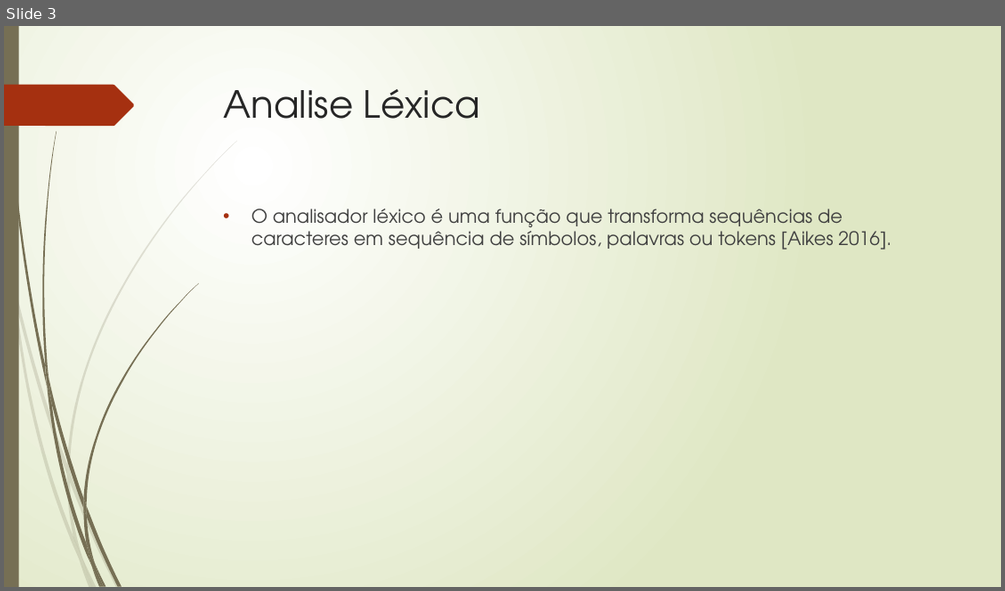
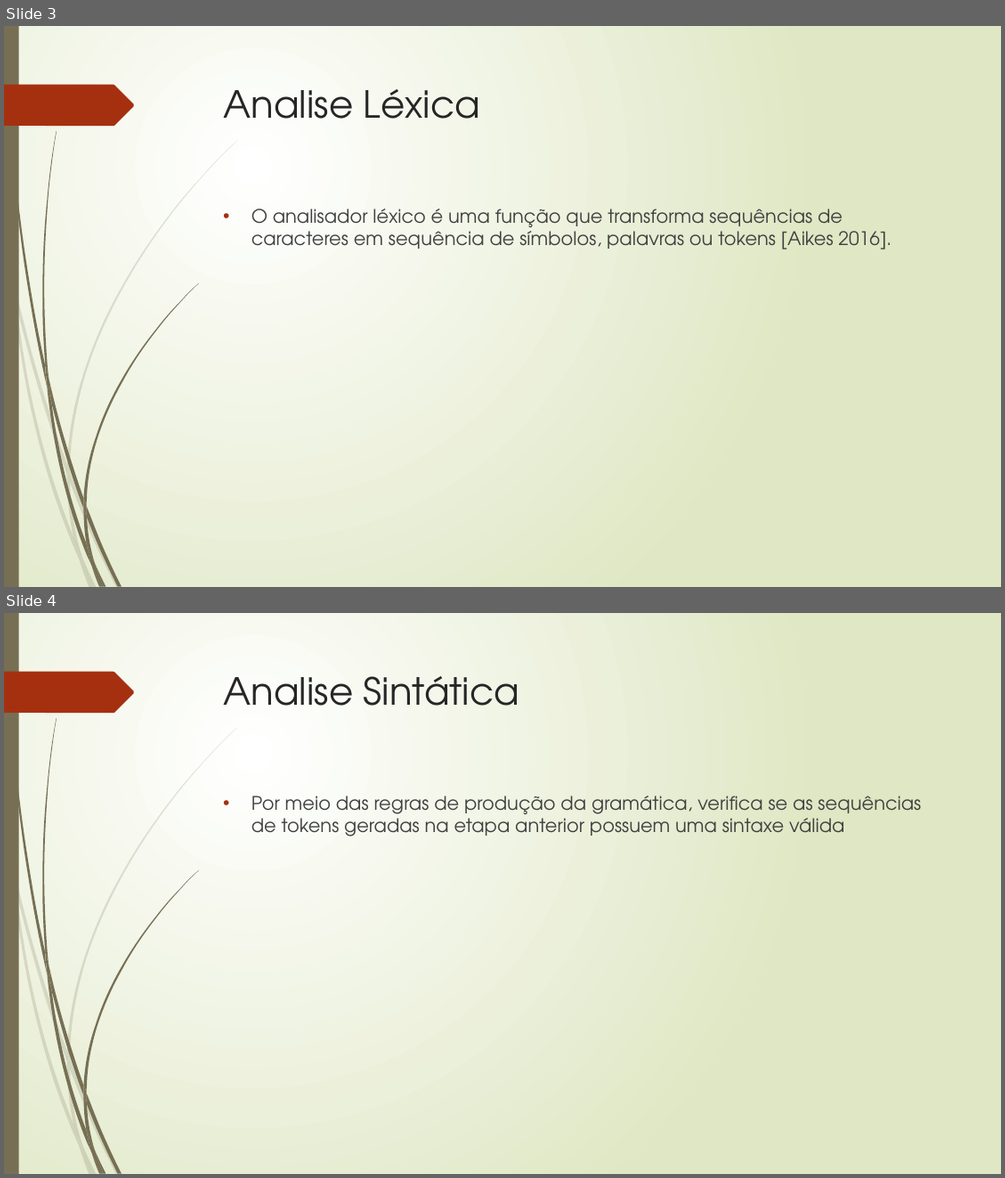
Before and after one commit to pablokintopp/Master-Killer-Compiler, a slide deck: Compilador da Linguagem Master-Killer.pptx. Shown one above the other, each under a label of ours: slide 3 before the commit, slides 3 and 4 after it. The pictures are 1005x591 and 1005x1178 pixels, drawn with LibreOffice and Linux fonts; fonts in the diff are those of the drawing. Boxes give left, top, right and bottom in pixels: in the first picture for what was removed or moved away, otherwise in the second. Text is boxed around its words. In the diff, an @@ line names an element or a change of style, - is before the commit and + after.

```diff
--- a/Compilador da Linguagem Master-Killer.pptx
+++ b/Compilador da Linguagem Master-Killer.pptx
@@ slide 4 added at (x1=4, y1=613, x2=1001, y2=1174), background gradient #FFFFFF to #DFE8C4; not listed: 24 template elements that a slide beside it also shows @@
@@ title added at (x1=224, y1=676, x2=519, y2=706), 36 pt, text #262626 @@
+Analise Sintática
@@ text added at (x1=251, y1=795, x2=921, y2=836), 18 pt, text #404040 @@
+• Por meio das regras de produção da gramática, verifica se as sequências de tokens geradas na etapa anterior possuem uma sintaxe válida
```
Also in this commit, not shown: 4 other slides added, 9 other files.
